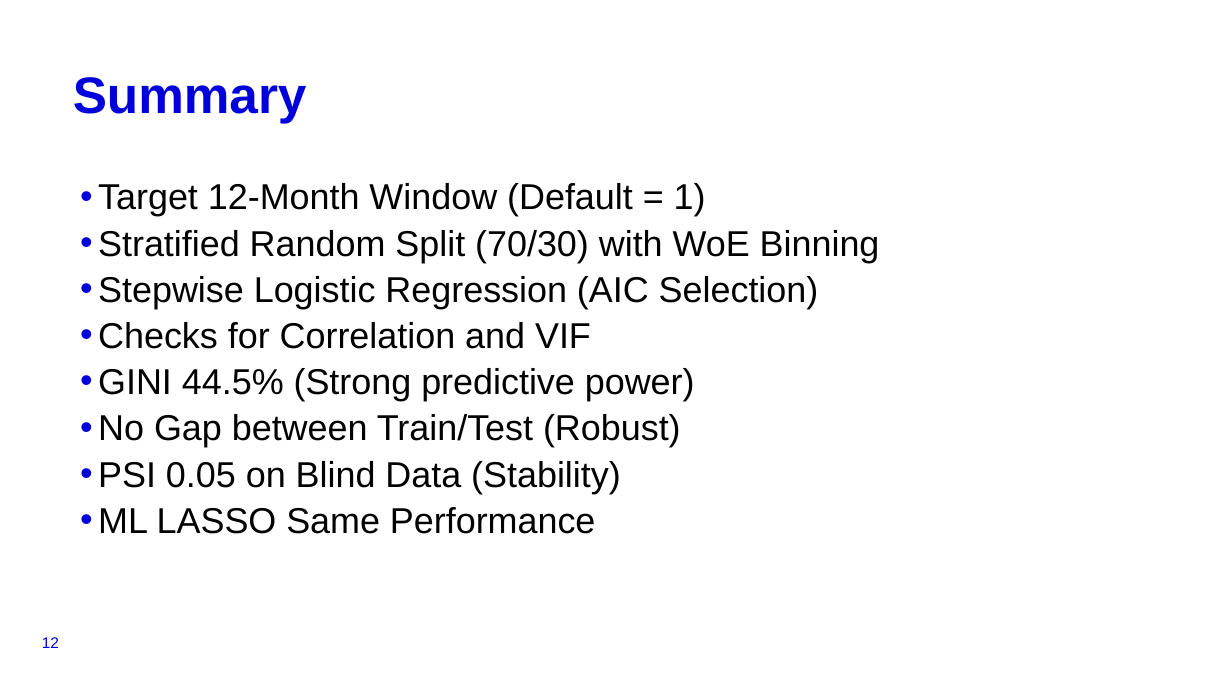
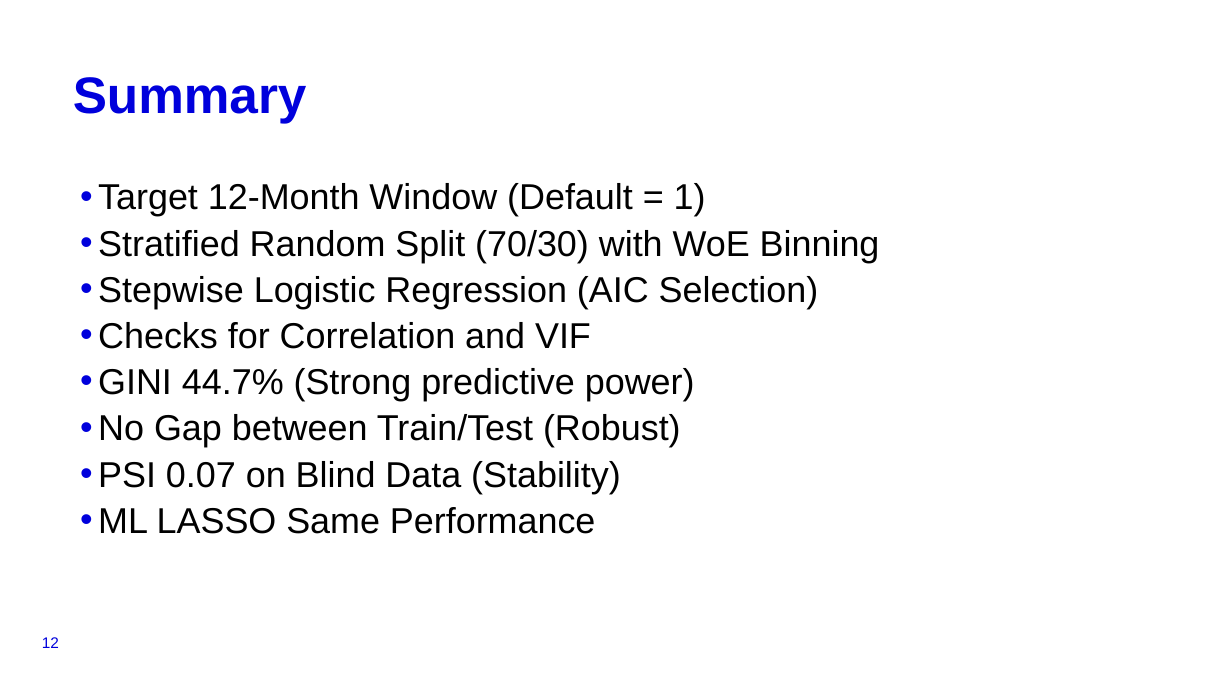
Before and after one commit to konj27/CreditRisk, a slide deck: slide 12 of APRE_Presentation.pptx. Drawn at 1232x693 pixels with LibreOffice and Linux fonts; fonts in the diff are those of the drawing; background and template pictures are left out. Boxes give left, top, right and bottom in pixels: in the first picture for what was removed or moved away, otherwise in the second. Text is boxed around its words. In the diff, an @@ line names an element or a change of style, - is before the commit and + after.

```diff
--- a/APRE_Presentation.pptx
+++ b/APRE_Presentation.pptx
@@ text at [98,368,695,401]: text changed @@
-• GINI 44.5% (Strong predictive power)
+• GINI 44.7% (Strong predictive power)
@@ text at [98,461,621,494]: text changed @@
-• PSI 0.05 on Blind Data (Stability)
+• PSI 0.07 on Blind Data (Stability)
```
Also in this commit, not shown: 9 other slides changed, 1 other file.
